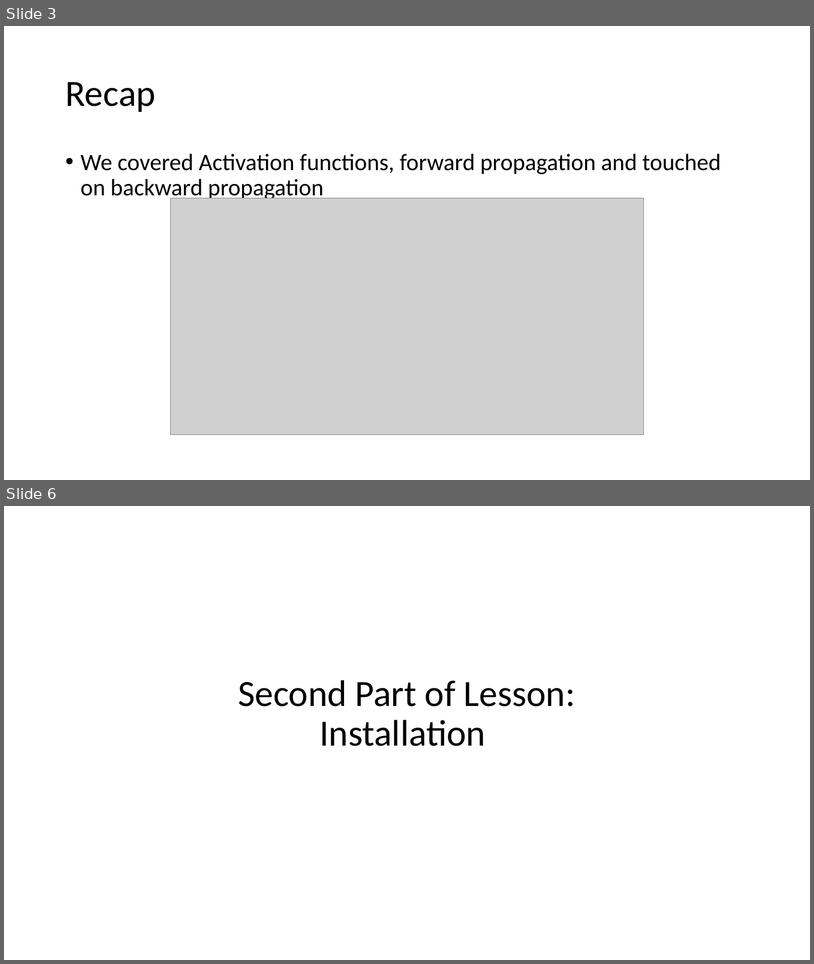
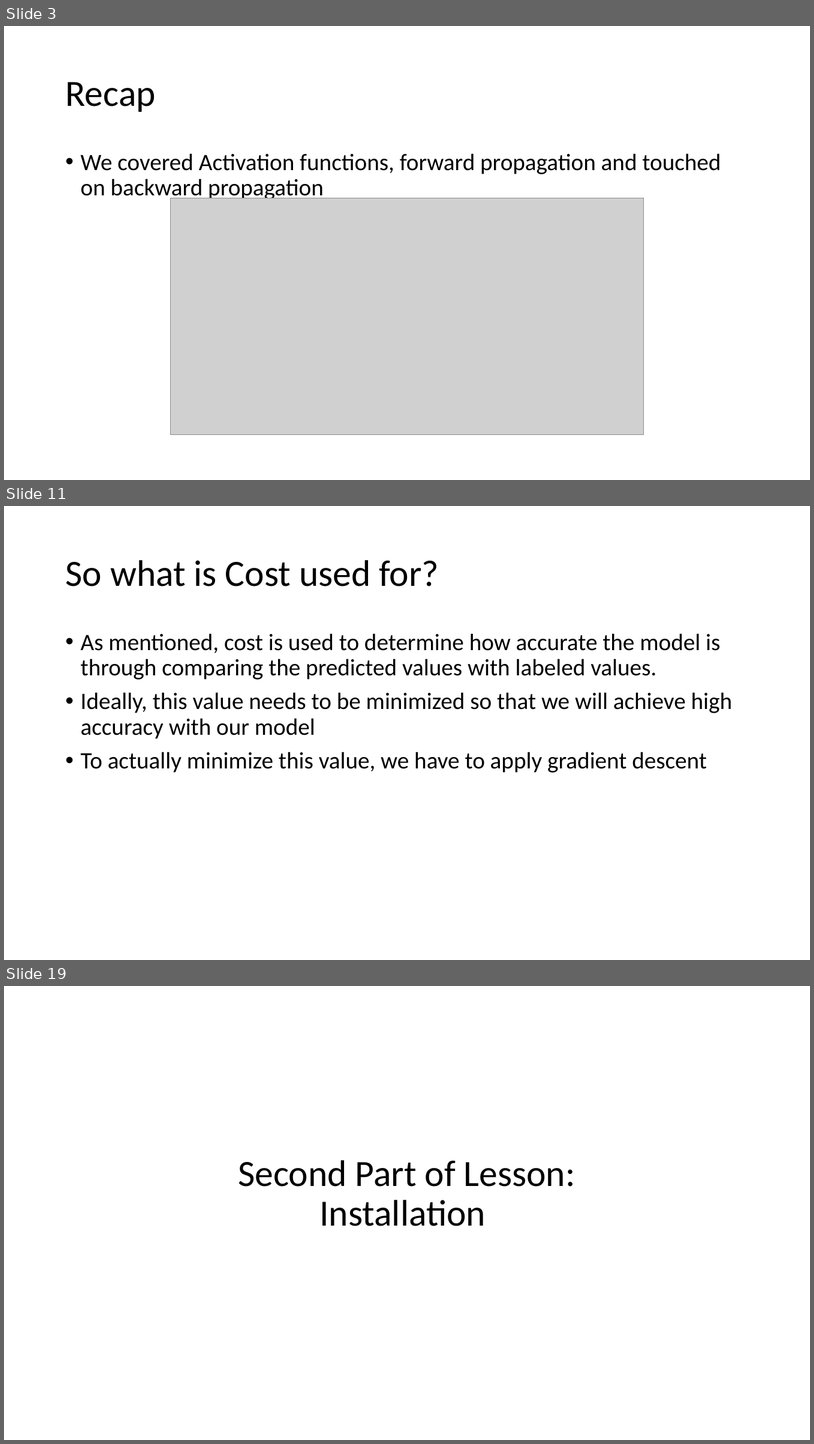
Before and after one commit to akiljames83/MacAI-2018, a slide deck: Lessons/Lesson2.pptx. Shown one above the other, each under a label of ours: slides 3 and 6 before the commit, slides 3, 11 and 19 after it; the slides between them are not shown. The pictures are 814x964 and 814x1444 pixels, drawn with LibreOffice and Linux fonts; fonts in the diff are those of the drawing; grey boxes stand for pictures. Boxes give left, top, right and bottom in pixels: in the first picture for what was removed or moved away, otherwise in the second. Text is boxed around its words. In the diff, an @@ line names an element or a change of style, - is before the commit and + after.

```diff
--- a/Lessons/Lesson2.pptx
+++ b/Lessons/Lesson2.pptx
@@ slide 11 added at [4,506,810,960], background #FFFFFF @@
@@ title added at [65,560,439,586], 44 pt, text #000000 @@
+So what is Cost used for?
@@ text added at [81,633,733,772], 28 pt, text #000000 @@
+• As mentioned, cost is used to determine how accurate the model is through comparing the predicted values with labeled values.
+• Ideally, this value needs to be minimized so that we will achieve high accuracy with our model
+• To actually minimize this value, we have to apply gradient descent
@@ what was slide 6 is now slide 19 @@
```
Also in this commit, not shown: 2 slides changed, 13 other slides added, 3 slides removed.
